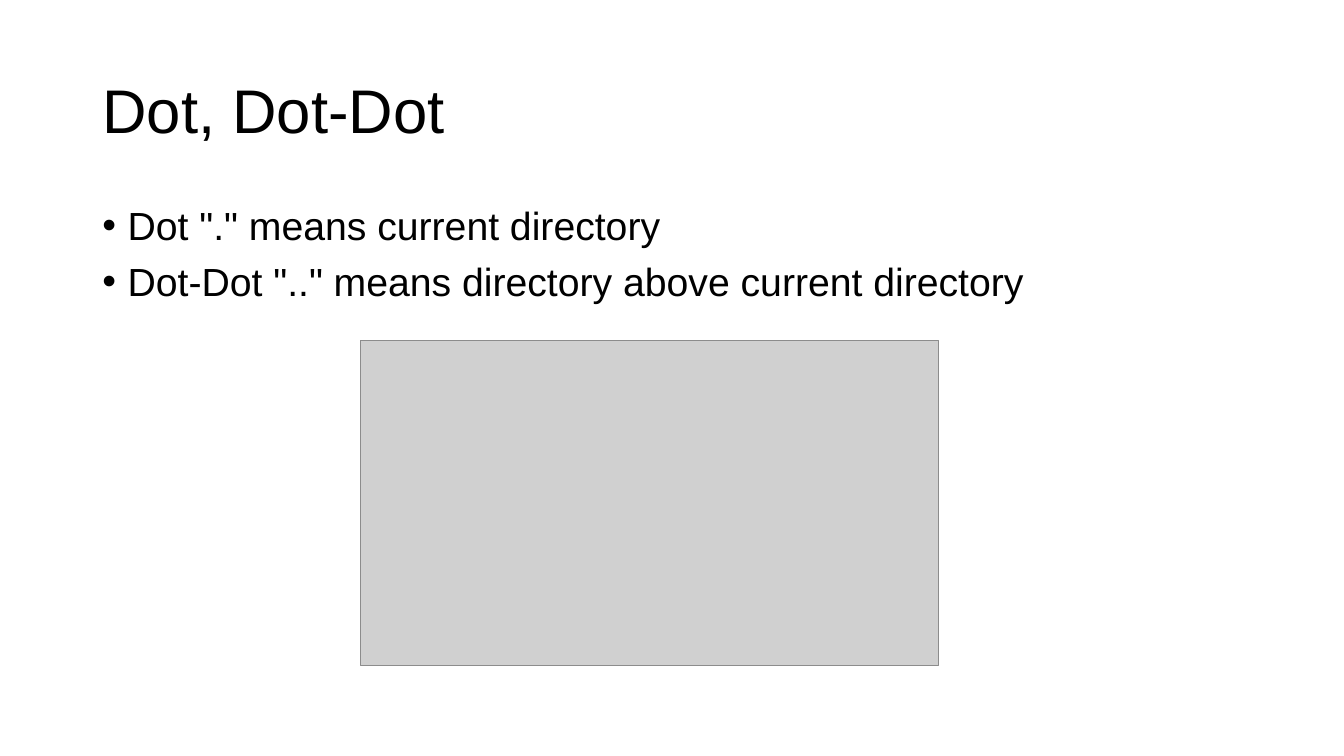
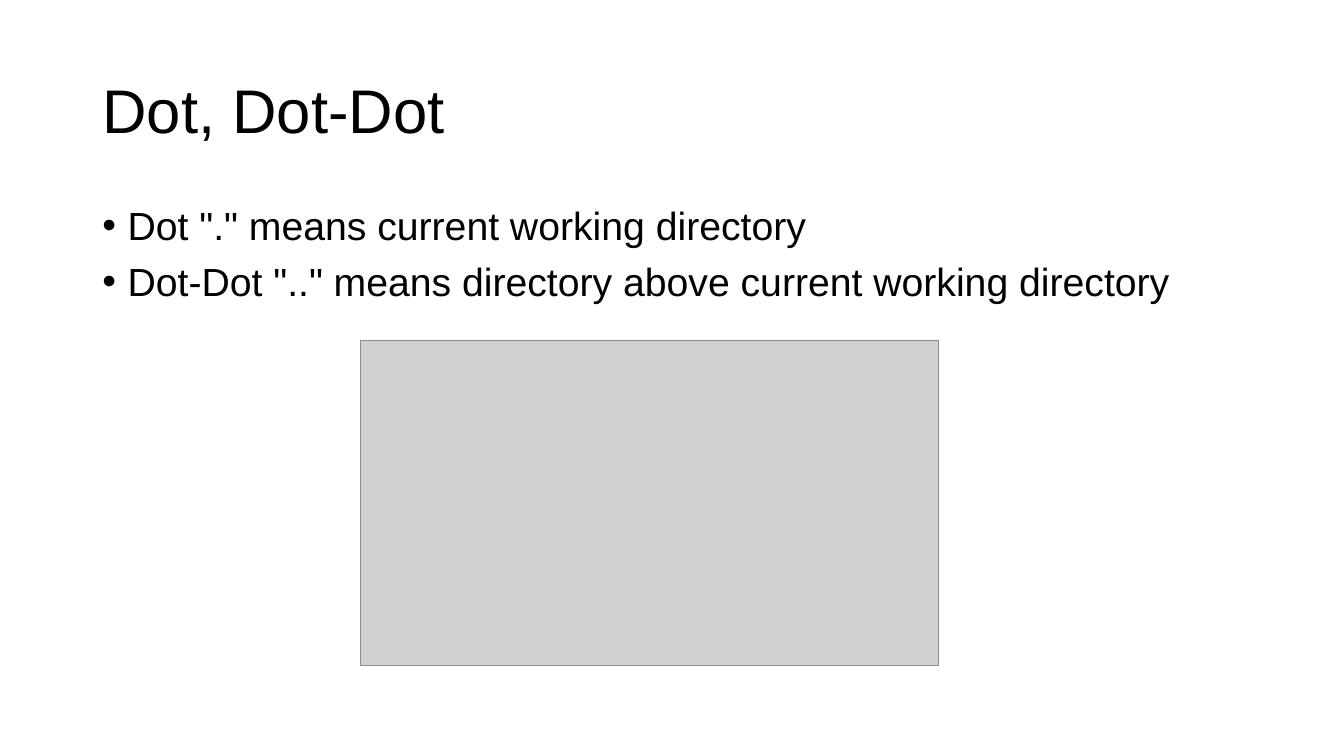
Before and after one commit to parrt/msds501, a slide deck: slide 11 of slides/terminal.pptx (slide 10 before the commit). Drawn at 1344x756 pixels with LibreOffice and Linux fonts; fonts in the diff are those of the drawing; grey boxes stand for pictures; background and template pictures are left out. Boxes give left, top, right and bottom in pixels: in the first picture for what was removed or moved away, otherwise in the second. Text is boxed around its words. In the diff, an @@ line names an element or a change of style, - is before the commit and + after.

```diff
--- a/slides/terminal.pptx
+++ b/slides/terminal.pptx
@@ text at (128, 211, 1169, 304): text changed @@
-• Dot "." means current directory
-• Dot-Dot ".." means directory above current directory
+• Dot "." means current working directory
+• Dot-Dot ".." means directory above current working directory
```
Also in this commit, not shown: 12 other slides changed, 2 slides added, 1 slide removed.
